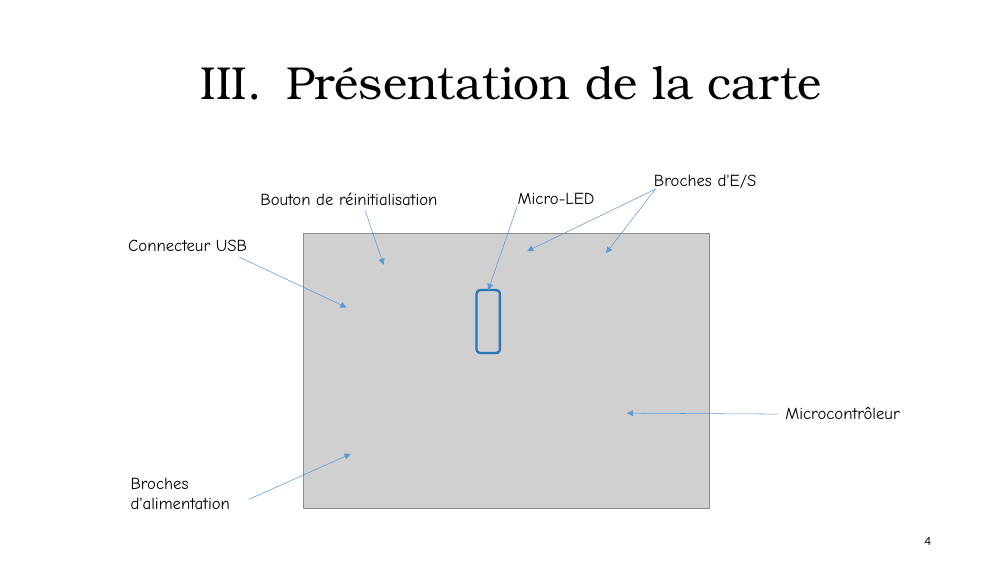
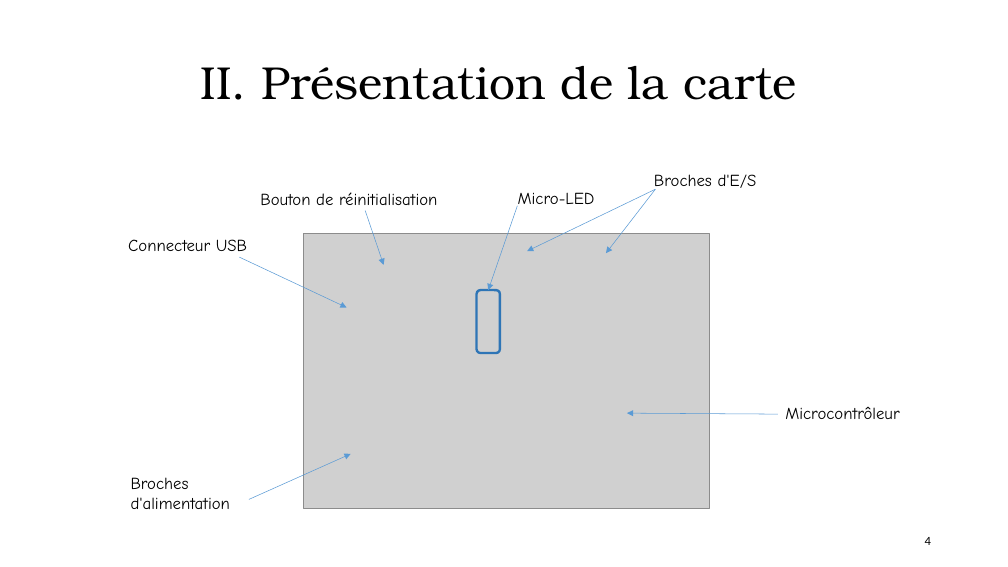
Before and after one commit to OussamaTeyib/Projet-S5, a slide deck: slide 4 of Projet S5 - Arduino.pptx. Drawn at 1008x567 pixels with LibreOffice and Linux fonts; fonts in the diff are those of the drawing; grey boxes stand for pictures; background and template pictures are left out. Boxes give left, top, right and bottom in pixels: in the first picture for what was removed or moved away, otherwise in the second. Text is boxed around its words. In the diff, an @@ line names an element or a change of style, - is before the commit and + after.

```diff
--- a/Projet S5 - Arduino.pptx
+++ b/Projet S5 - Arduino.pptx
@@ title at [201,66,797,100]: text changed @@
-III. Présentation de la carte
+II. Présentation de la carte
```
Also in this commit, not shown: 2 other slides changed, 4 other files.
